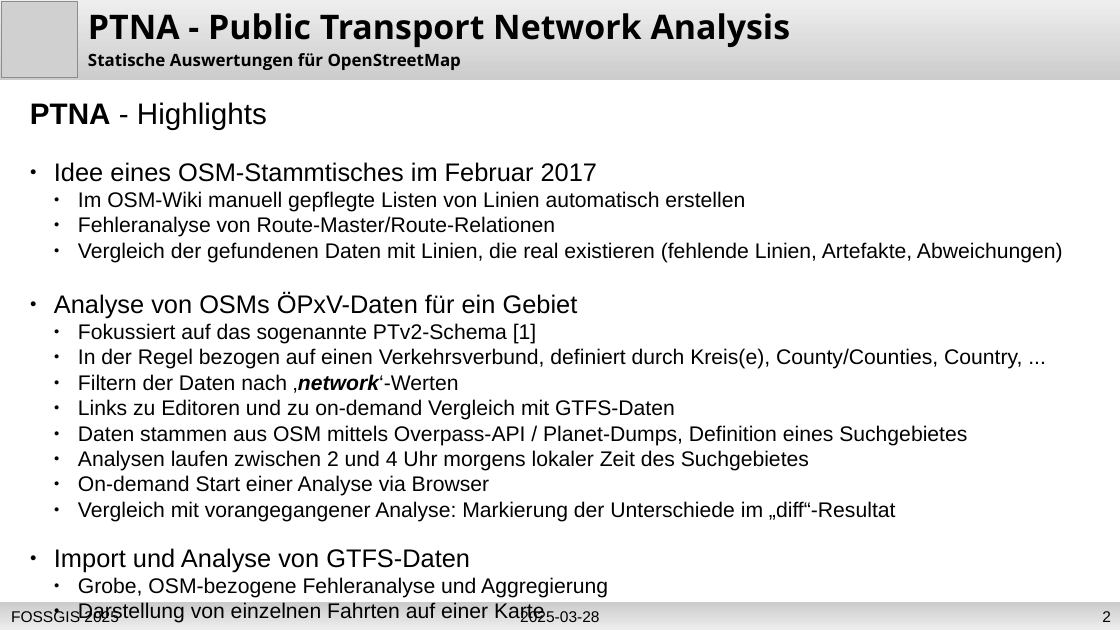
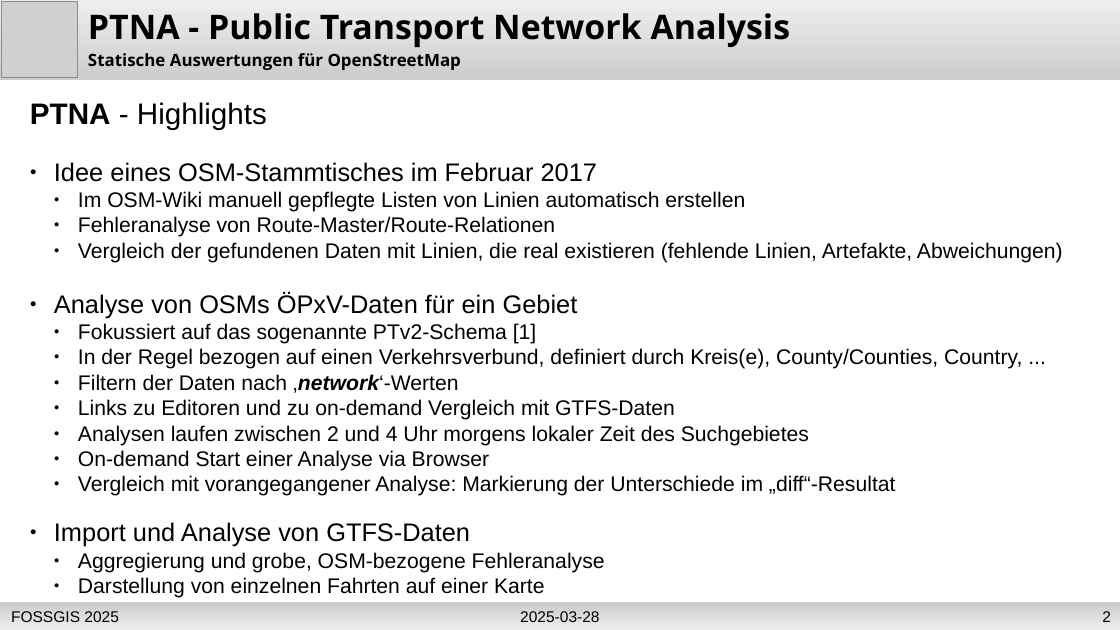
Before and after one commit to osm-ToniE/ptna-www, a slide deck: slide 2 of de/fossgis_2025_PTNA_Erdmann-slides.odp. Drawn at 1120x630 pixels with LibreOffice and Linux fonts; fonts in the diff are those of the drawing; grey boxes stand for pictures. Boxes give left, top, right and bottom in pixels: in the first picture for what was removed or moved away, otherwise in the second. Text is boxed around its words. In the diff, an @@ line names an element or a change of style, - is before the commit and + after.

```diff
--- a/de/fossgis_2025_PTNA_Erdmann-slides.odp
+++ b/de/fossgis_2025_PTNA_Erdmann-slides.odp
@@ text at bbox=[78, 425, 967, 446]: paragraph removed @@
-  ● Daten stammen aus OSM mittels Overpass-API / Planet-Dumps, Definition eines Suchgebietes
@@ text at bbox=[78, 552, 605, 573]: text changed @@
-  ● Grobe, OSM-bezogene Fehleranalyse und Aggregierung
+  ● Aggregierung und grobe, OSM-bezogene Fehleranalyse
```
Also in this commit, not shown: 4 other slides changed, 3 slides added, 2 other files.
